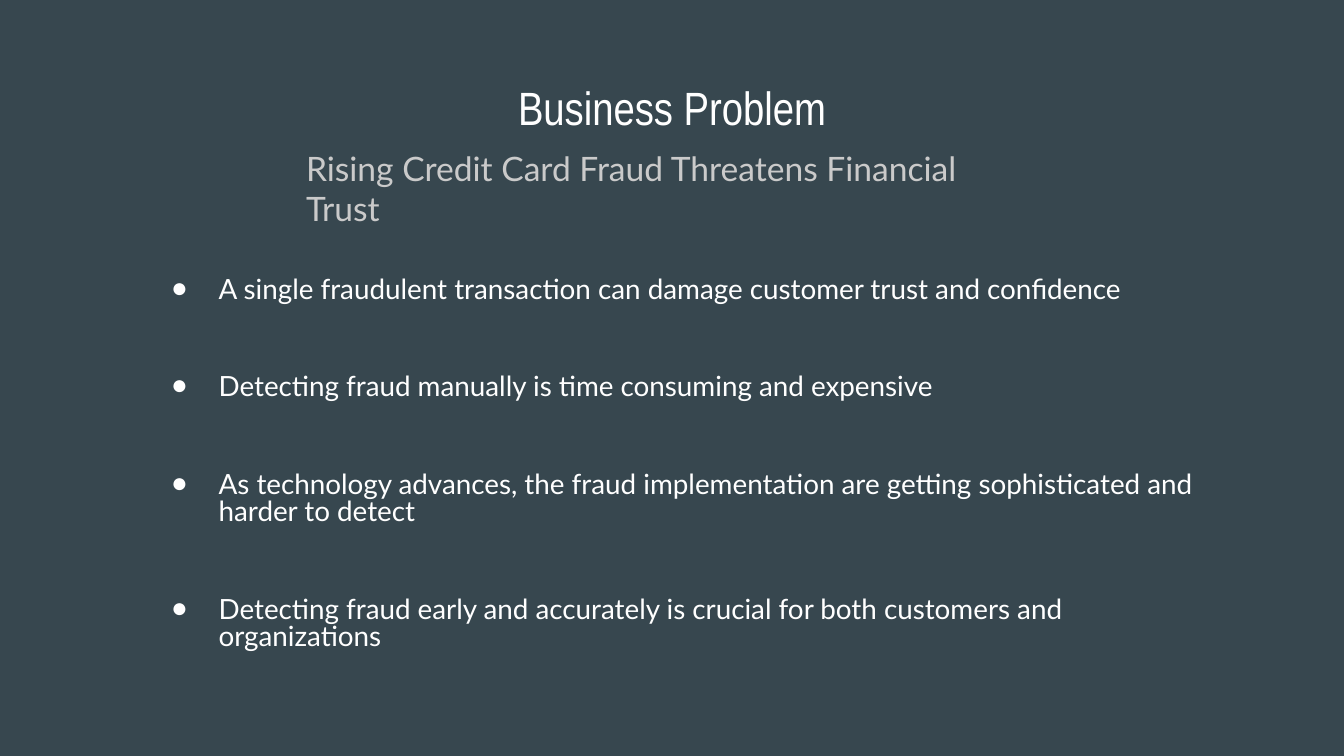
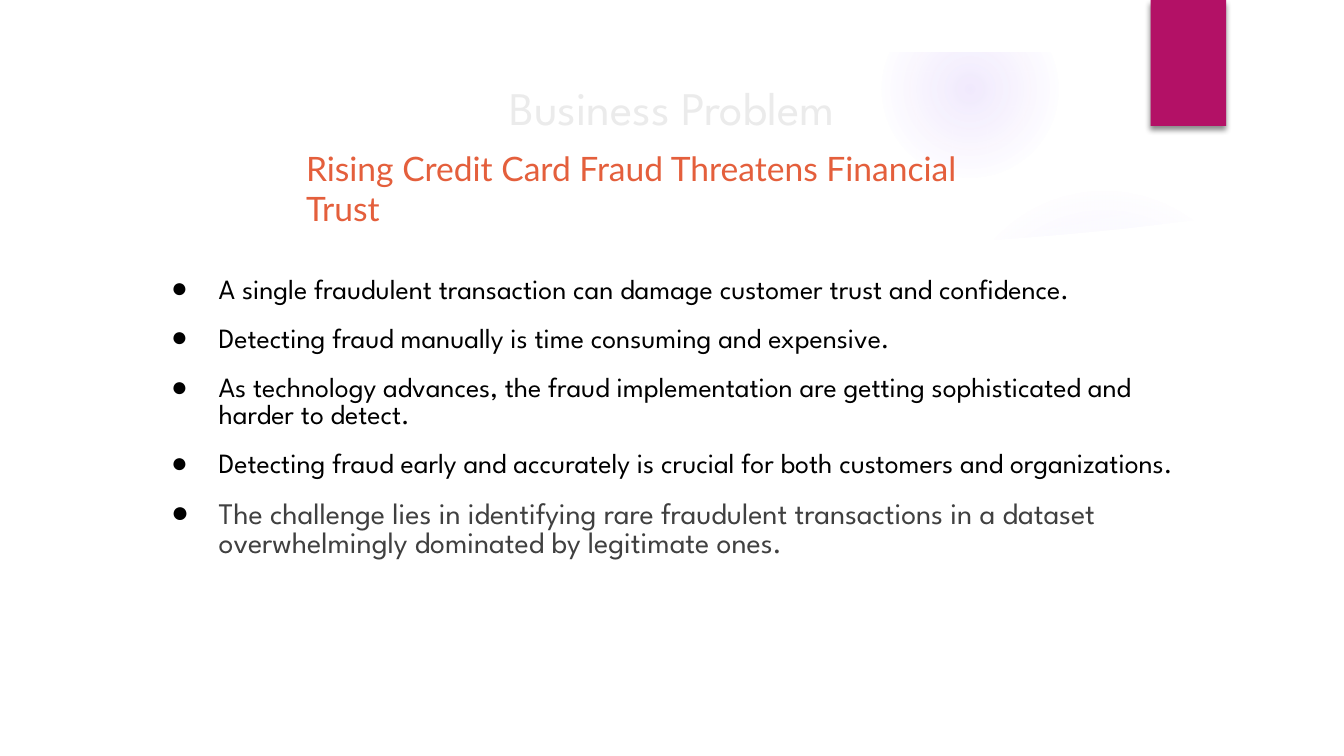
Before and after one commit to gbauer-at-sandiego-edu/AAI-510_Group_7, a slide deck: slide 3 of Credit Card Fraud Detection.pptx. Drawn at 1344x756 pixels with LibreOffice and Linux fonts; fonts in the diff are those of the drawing; background and template pictures are left out. Boxes give left, top, right and bottom in pixels: in the first picture for what was removed or moved away, otherwise in the second. Text is boxed around its words. In the diff, an @@ line names an element or a change of style, - is before the commit and + after.

```diff
--- a/Credit Card Fraud Detection.pptx
+++ b/Credit Card Fraud Detection.pptx
@@ background #37474F to picture (left out) @@
@@ group added at [0, 0, 1344, 756]: 5 ellipses, 3 freeform shapes @@
@@ rectangle added at [1150, 0, 1226, 126], fill #B31166 @@
@@ title "Business Problem" at [46, 66, 1298, 151]: font Arial Narrow to League Spartan, text colour #FFFFFF to #EBEBEB @@
@@ text "Rising Credit Card Fraud Threatens ..." at [306, 156, 956, 222]: text colour #CACACA to #E45F3C @@
@@ text at [219, 279, 1172, 560]: text changed; font Lato to League Spartan; text colour #FFFFFF to #000000 @@
-● A single fraudulent transaction can damage customer trust and confidence
-● Detecting fraud manually is time consuming and expensive
-● As technology advances, the fraud implementation are getting sophisticated and harder to detect
-● Detecting fraud early and accurately is crucial for both customers and organizations
+● A single fraudulent transaction can damage customer trust and confidence.
+● Detecting fraud manually is time consuming and expensive.
+● As technology advances, the fraud implementation are getting sophisticated and harder to detect.
+● Detecting fraud early and accurately is crucial for both customers and organizations.
+● The challenge lies in identifying rare fraudulent transactions in a dataset overwhelmingly dominated by legitimate ones.
```
Also in this commit, not shown: 8 other slides changed, 2 slides added, 2 slides removed.
